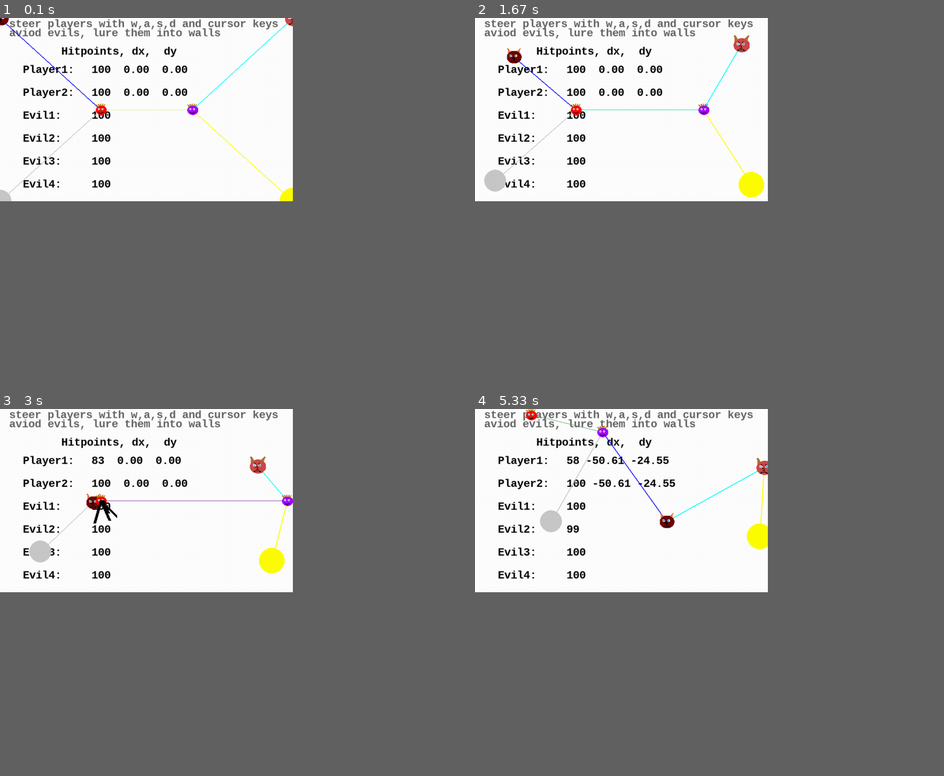
Above: before the commit, frames 1-4 (two rows, left to right).
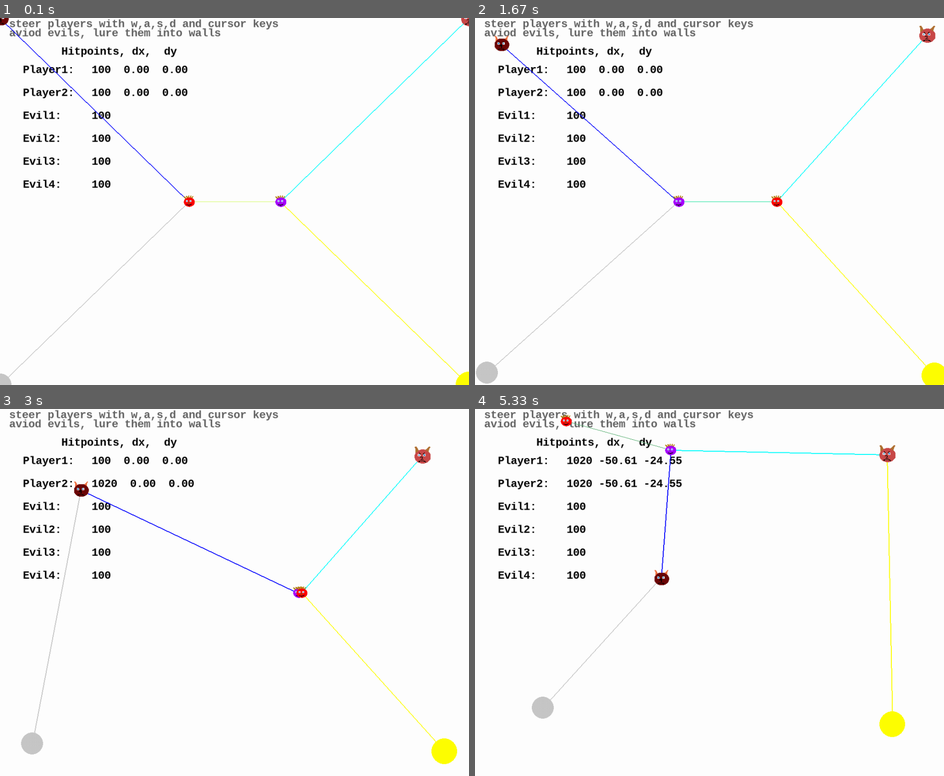
Above: after the commit, the same moments.

Repository: horstjens/spielend-programmieren
Game: pygame game, started from yannikverfolger/yannik_verfolger.py
The game is run twice, just before and just after one commit, with the same random seed, the same clock (stepped at 60 frames per second) and the same inputs.
Inputs:
- Up to frame 1 (0.1 s): no input
- Up to frame 2 (1.67 s): hold F5 0.33-0.8 s; hold Right 0.33-0.8 s; hold F6 0.83-1.3 s; hold Right 0.83-1.3 s; hold F7 from 1.33 s (still down); hold Right from 1.33 s (still down)
- Up to frame 3 (3 s): release F7 at 1.8 s; release Right at 1.8 s; hold F9 1.83-2.3 s; hold Right 1.83-2.3 s; tap F10 at 2.33 s; hold Right from 2.67 s (still down)
- Up to frame 4 (5.33 s): release Right at 3.13 s; hold Up 3.17-3.47 s; hold W 3.17-3.47 s; tap Ctrl at 3.23, 3.57, 3.87, 4.07, 4.37, 4.97, 5.27 s; hold Right 3.5-3.97 s; hold D 3.5-3.97 s; tap Right Ctrl at 3.65, 5.05 s; hold F1 4-4.53 s; hold Left 4-4.53 s; hold A 4-4.53 s; tap F2 at 4.57 s; hold Left from 4.9 s (still down); hold A from 4.9 s (still down)
In our replay, the window is 562x351 before the commit and 900x703 after it. These sizes can differ from the game's own. Grey fills any space a smaller window leaves; there, only what the larger window draws over its background counts as a difference.

The runs differ from the first frame. In frame 1, 2.3% of the frame differs, in the area x 0-100%, y 0-100%; in frame 2, 3.2%; in frame 3, 3.5%; in frame 4, 3.7%, in the area x 5-92%, y 0-90%.

Commit message:
+more cheat keys

Diff:
--- a/yannikverfolger/yannik_verfolger.py
+++ b/yannikverfolger/yannik_verfolger.py
@@ -212,6 +212,56 @@
                        myball2.y =self.height//3
                        myball2.dx=0
                        myball2.dy=0
+                   if event.key == pygame.K_F9:
+                       myball2.hitpoints *=10
+                   if event.key == pygame.K_F10:
+                       myball2.hitpoints +=20
+                   if event.key == pygame.K_F1:
+                       myball1.hitpoints *=10
+                   if event.key == pygame.K_F2:
+                       myball1.hitpoints +=20
+                   if event.key == pygame.K_F3:
+                       myball1.hitpoints =100
+                   if event.key == pygame.K_F8:
+                       myball2.hitpoints =100
+                   if event.key == pygame.K_F6:
+                       verfolger1.x=0
+                       verfolger1.y=0
+                       verfolger2.x=self.width
+                       verfolger2.y=0
+                       verfolger3.x=0
+                       verfolger3.y=self.height
+                       verfolger4.x=self.width
+                       verfolger4.y=self.height
+                   if event.key == pygame.K_F7:
+                       x,y = myball1.x, myball1.y
+                       myball1.x = myball2.x
+                       myball1.y = myball2.y
+                       myball2.x = x
+                       myball2.y = y
+                   if event.key == pygame.K_F5:
+                       myball1.hitpoints =100
+                       myball2.hitpoints =100
+                       verfolger1.hitpoints =100
+                       verfolger2.hitpoints =100
+                       verfolger3.hitpoints =100
+                       verfolger4.hitpoints =100
+
+
+                       verfolger1.x=0
+                       verfolger1.y=0
+                       verfolger2.x=self.width
+                       verfolger2.y=0
+                       verfolger3.x=0
+                       verfolger3.y=self.height
+                       verfolger4.x=self.width
+                       verfolger4.y=self.height
+
+
+
+
+
+
 
            pressedkeys = pygame.key.get_pressed()
            if myball2.hitpoints > 0:
@@ -251,7 +301,7 @@
                                 self.tooclose.play()
                                 #self.screen.fill(random.choice((player.color, evil.color, (0,0,0), (255,255,255))))
                                 for krach in range(5):
-                                     pygame.draw.line(self.screen, (0,0,0), (player.x, player.y), (player.x + random.randint(-50,50), player.y+random.randint(-50,50)), 6)
+                                     pygame.draw.line(self.screen, (random.randint(0,255),random.randint(0,255),random.randint(0,255)), (player.x, player.y), (player.x + random.randint(-50,50), player.y+random.randint(-50,50)), 6)
 
 
 
@@ -302,4 +352,4 @@
         screen.blit(surface, (x,y))
 
 if __name__ == "__main__":
-    PygView().run()
+    PygView(width=1024, height=800).run()
